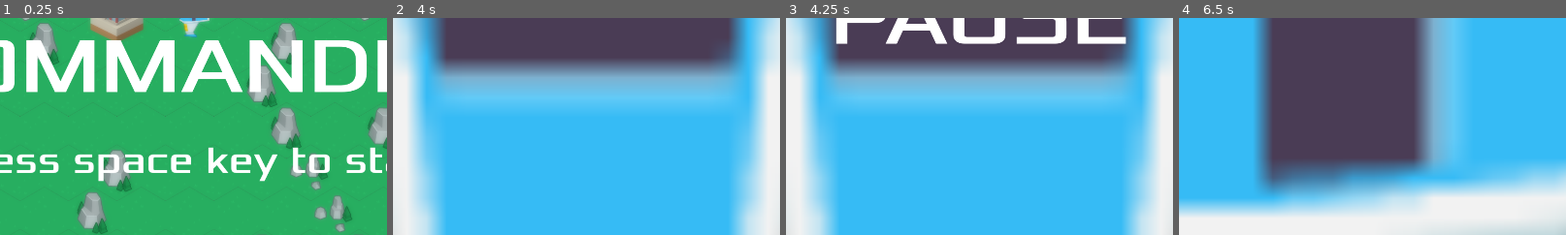
Above: before the commit, frames 1-4 (left to right).
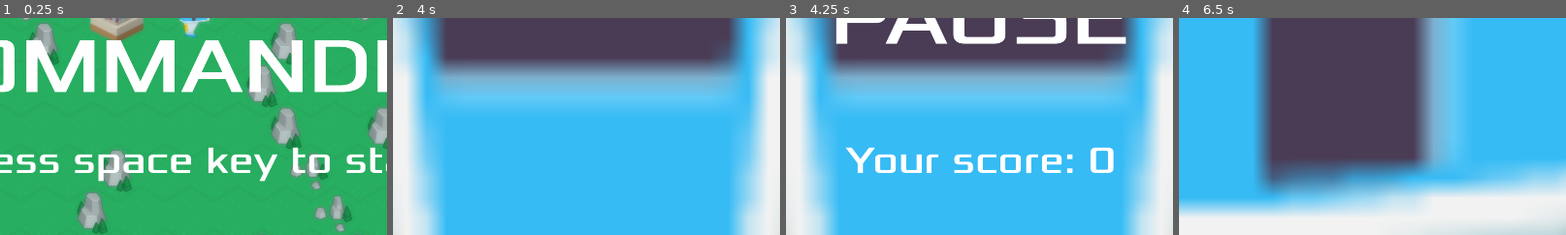
Above: after the commit, the same moments.

Repository: marleeeeeey/turret_commander
Game: Godot game, scene res://this/main.tscn
The game is run twice, just before and just after one commit, with the same random seed, the same clock (stepped at 60 frames per second) and the same inputs.
Inputs (mouse positions are % of the whole screen's width and height, from its top left):
- Up to frame 1 (0.25 s): no input
- Up to frame 2 (4 s): tap Space (shoot) at 0.5, 3.5 s; move the mouse to (45, 70) at 0.52 s; hold Space (shoot) 0.53-1.28 s; hold Up (move_up) 0.53-2.03 s; click (45, 70) at 0.67 s; move the mouse to (80, 65) at 1.27 s; tap R (spawn_turret) at 1.35 s; move the mouse to (20, 35) at 2.02 s; hold Mouse wheel up (zoom_in) 2.03-2.78 s; hold A (move_left) 2.03-3.53 s; move the mouse to (55, 50) at 2.77 s; tap Mouse wheel down (zoom_out) at 2.85 s; click (55, 50) at 2.92 s; move the mouse to (35, 25) at 3.52 s; hold S (move_down) from 3.53 s (still down); hold Space (shoot) from 3.53 s (still down)
- Up to frame 3 (4.25 s): keep holding S (move_down); keep holding Space (shoot); tap Escape (pause) at 4.15 s
- Up to frame 4 (6.5 s): move the mouse to (72, 45) at 4.27 s; release S (move_down) at 4.28 s; release Space (shoot) at 4.28 s; hold D (move_right) 4.28-5.03 s; tap R (spawn_turret) at 4.35 s; tap Enter at 5 s; move the mouse to (30, 55) at 5.02 s; hold Up (move_up) 5.03-5.78 s; hold Mouse wheel up (zoom_in) 5.03-5.78 s; click (30, 55) at 5.17 s; tap Space (shoot) at 5.75 s; move the mouse to (60, 28) at 5.77 s; hold D (move_right) from 5.78 s (still down); tap Mouse wheel down (zoom_out) at 5.85 s
The pictures show only the part of the screen within x 25-75%, y 50-100%; the shares and areas given below are measured in that part.

Frames 1-2 are identical in both runs. In frame 3, 2.8% of the frame differs, in the area x 15-85%, y 59-72%; in frame 4, nothing differs.

Commit message:
Fix bullet lifetime.

Diff:
--- a/common/scene_bullet/scene_bullet.gd
+++ b/common/scene_bullet/scene_bullet.gd
@@ -1,6 +1,11 @@
 extends Area2D
 
 var speed = 2500
+var life_time_sec = 10
+
+
+func _ready() -> void:
+	$DeadTimer.start(life_time_sec)
 
 
 func _physics_process(delta):
@@ -13,5 +18,6 @@
 	queue_free()
 
 
-func _on_visible_on_screen_notifier_2d_screen_exited() -> void:
+
+func _on_dead_timer_timeout() -> void:
 	queue_free()
--- a/common/scene_bullet/scene_bullet.tscn
+++ b/common/scene_bullet/scene_bullet.tscn
@@ -19,7 +19,7 @@
 scale = Vector2(0.680002, 1.2)
 shape = SubResource("CapsuleShape2D_sgxk0")
 
-[node name="VisibleOnScreenNotifier2D" type="VisibleOnScreenNotifier2D" parent="."]
+[node name="DeadTimer" type="Timer" parent="."]
 
 [connection signal="body_entered" from="." to="." method="_on_body_entered"]
-[connection signal="screen_exited" from="VisibleOnScreenNotifier2D" to="." method="_on_visible_on_screen_notifier_2d_screen_exited"]
+[connection signal="timeout" from="DeadTimer" to="." method="_on_dead_timer_timeout"]
--- a/common/scene_pause_message/pause_message.gd
+++ b/common/scene_pause_message/pause_message.gd
@@ -28,9 +28,9 @@
 
 func show_text(centered_text, top_text = "", bottom_text = "") -> void:
 	_clear_labels()
-	$TopLabel.text = top_text
-	$CenterLabel.text = centered_text
-	$BottomLabel.text = bottom_text
+	$TopLabel.text = "{0}".format([top_text])
+	$CenterLabel.text = "{0}".format([centered_text])
+	$BottomLabel.text = "{0}".format([bottom_text])
 	process_mode = Node.PROCESS_MODE_ALWAYS
 	show()
 	get_tree().paused = true
--- a/this/main.gd
+++ b/this/main.gd
@@ -24,13 +24,11 @@
 		pause_message.show_text("TURRET COMMANDER", "", "press space key to start")
 
 	if Input.is_action_just_pressed("pause"):
-		pause_message.show_text("PAUSE")
+		pause_message.show_text("PAUSE", "", _get_score_string())
 
 
 func _on_game_over() -> void:
-	pause_message.show_text(
-		"GAME OVER", "TURRET COMMANDER", "Your score: %d" % game_logic.get_scores()
-	)
+	pause_message.show_text("GAME OVER", "TURRET COMMANDER", _get_score_string())
 	should_create_game_logic = true
 
 
@@ -38,3 +36,7 @@
 	game_logic = game_logic_scene.instantiate()
 	add_child(game_logic)
 	game_logic.on_game_over.connect(_on_game_over)
+
+
+func _get_score_string():
+	return "Your score: {0}".format([game_logic.get_scores()])
